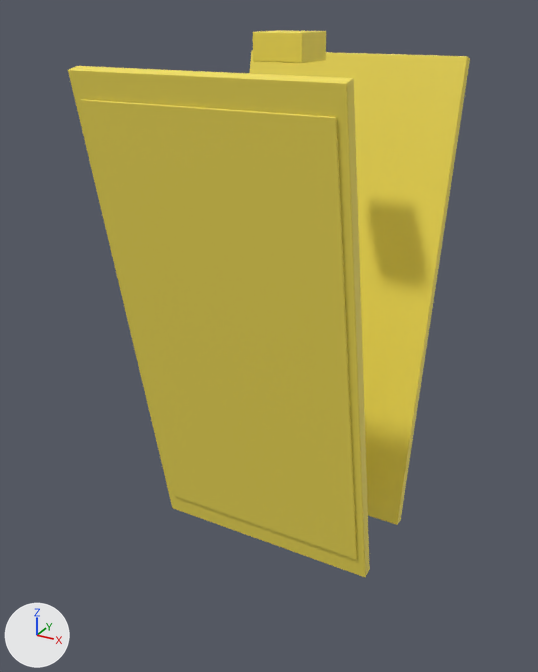
Before and after pictures for a commit that changed the FBX model SourceArt/Blender/Export/SM_WetFloorSign.fbx.
The view is the same before and after, from a camera (50 mm lens) standing at (0.402, -0.779, 0.658) and looking at (-0.013, -0.024, 0.28). The axes (+X, +Y, +Z) are drawn at lower left. The lights are the same throughout. The first picture is the older version.

Before the edit, the objects in view are built like this:
```python
me_sm_wetfloorsign_001 = bpy.data.meshes.new('SM_WetFloorSign.001')
me_sm_wetfloorsign_001.from_pydata(...)  # 280 vertices, 270 faces; spans x -0.15..0.15, y -0.189..0.189, z -0.005..0.635
# faces by material slot: [162, 54, 54]
me_sm_wetfloorsign_001.materials.append(mat_m_yellow)  # yellow #f9e559
me_sm_wetfloorsign_001.materials.append(mat_m_signwet)  # yellow #f9e559
me_sm_wetfloorsign_001.materials.append(mat_m_signwetback)  # yellow #f9e559
ob_sm_wetfloorsign = bpy.data.objects.new('SM_WetFloorSign', me_sm_wetfloorsign_001)
ob_sm_wetfloorsign.location = (0.0, 0.0, 0.0)
```
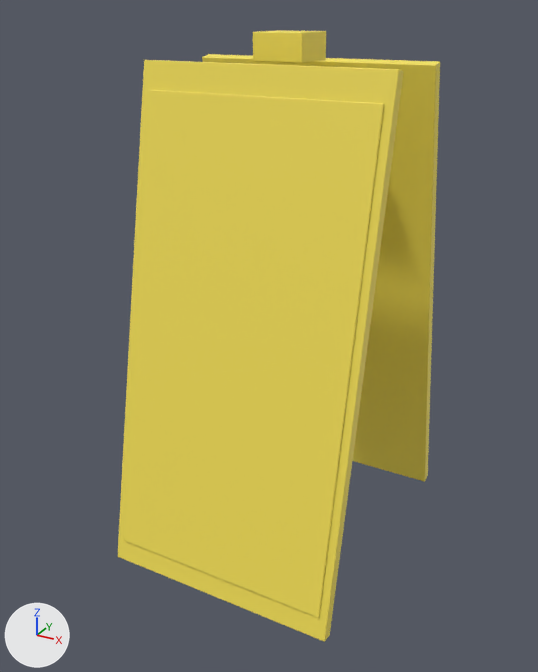
Where the change shows, as pixel boxes [x1, y1, x2, y2] in the pictures (538 x 672 px; the box of a moved part takes in the faces that stretch with it):
'SM_WetFloorSign', reshaped (20% narrower, 12% taller): before [68, 30, 470, 577]; after [118, 30, 440, 642]
part 1 of me_sm_wetfloorsign_001, moved or reshaped: before [68, 66, 370, 577]; after [118, 60, 404, 642]
part 2 of me_sm_wetfloorsign_001, moved or reshaped: before [250, 50, 470, 525]; after [202, 54, 440, 482]
part 3 of me_sm_wetfloorsign_001, moved or reshaped: before [81, 99, 357, 560]; after [123, 90, 384, 618]

What changed in the scene script:
```text
Change me_sm_wetfloorsign_001:
    where me_sm_wetfloorsign_001.from_pydata(...)  # 280 vertices, 270 faces; spans x -0.15..0.15, y -0.189..0.189, z -0.005..0.635
    used by ob_sm_wetfloorsign; location = (0.0, 0.0, 0.0)
    me_sm_wetfloorsign_001 part 1: the loose piece of 56 vertices spanning x -0.15..0.15, y -0.189..-0.051, z -0.005..0.605 is turned -22.9 degrees about the x axis through its middle
    me_sm_wetfloorsign_001 part 2: the loose piece of 56 vertices spanning x -0.15..0.15, y 0.051..0.189, z -0.005..0.605 is turned 22.9 degrees about the x axis through its middle
    me_sm_wetfloorsign_001 part 3: the loose piece of 56 vertices spanning x -0.14..0.14, y -0.185..-0.073, z 0.026..0.574 is turned -22.9 degrees about the x axis through its middle
```
